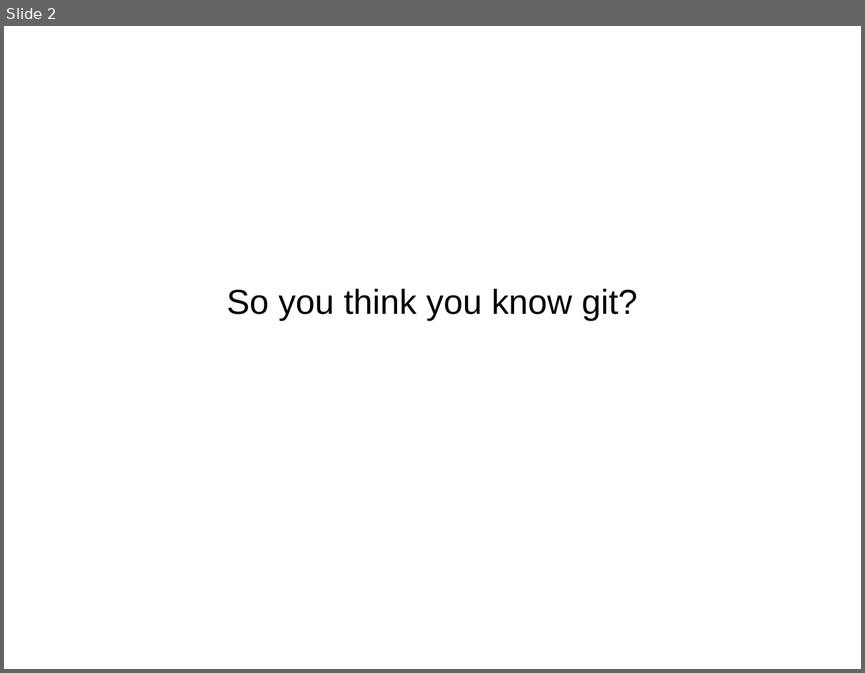
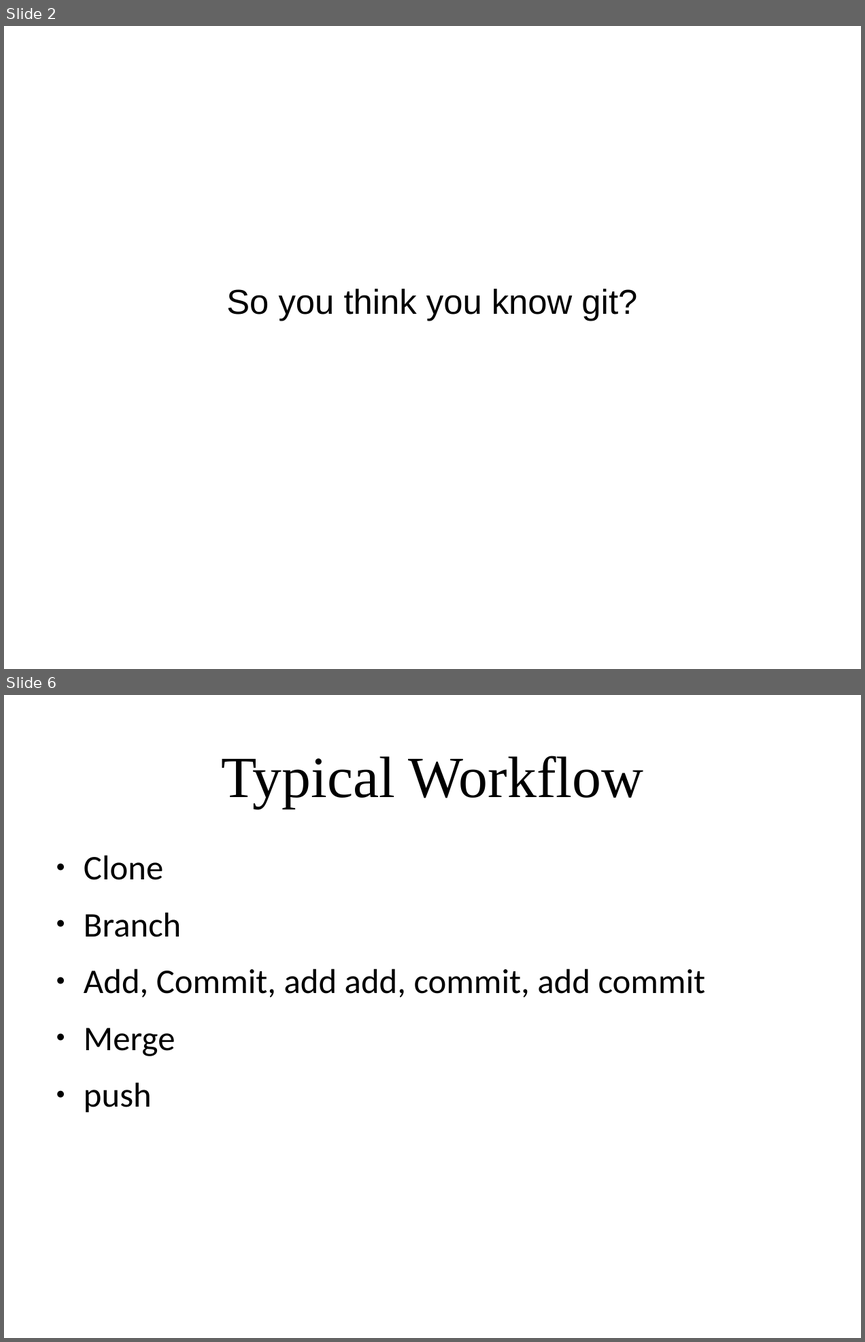
Before and after one commit to amueller/applied_ml_spring_2017, a slide deck: slides/aml-02-012317.odp. Shown one above the other, each under a label of ours: slide 2 before the commit, slides 2 and 6 after it; the slides between them are not shown. The pictures are 865x673 and 865x1342 pixels, drawn with LibreOffice and Linux fonts; fonts in the diff are those of the drawing. Boxes give left, top, right and bottom in pixels: in the first picture for what was removed or moved away, otherwise in the second. Text is boxed around its words. In the diff, an @@ line names an element or a change of style, - is before the commit and + after.

```diff
--- a/slides/aml-02-012317.odp
+++ b/slides/aml-02-012317.odp
@@ slide 6 added at [4,695,861,1338], background #FFFFFF @@
@@ title added at [221,756,643,808], 54 pt, text #000000 @@
+Typical Workflow
@@ text added at [84,855,706,1113], 32 pt, text #000000 @@
+● Clone
+● Branch
+● Add, Commit, add add, commit, add commit
+● Merge
+● push
```
Also in this commit, not shown: 2 slides changed, 27 other slides added, 2 slides removed.
